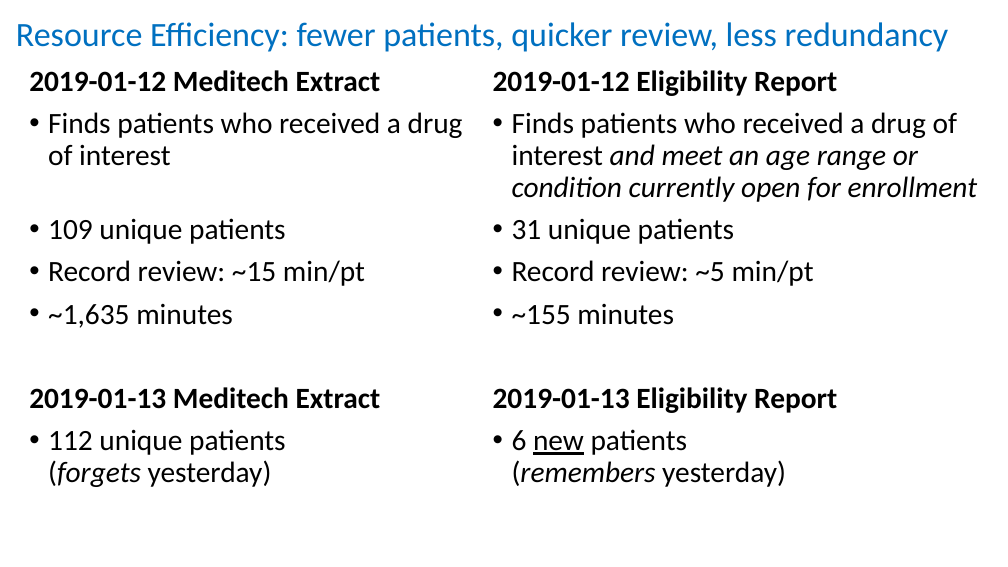
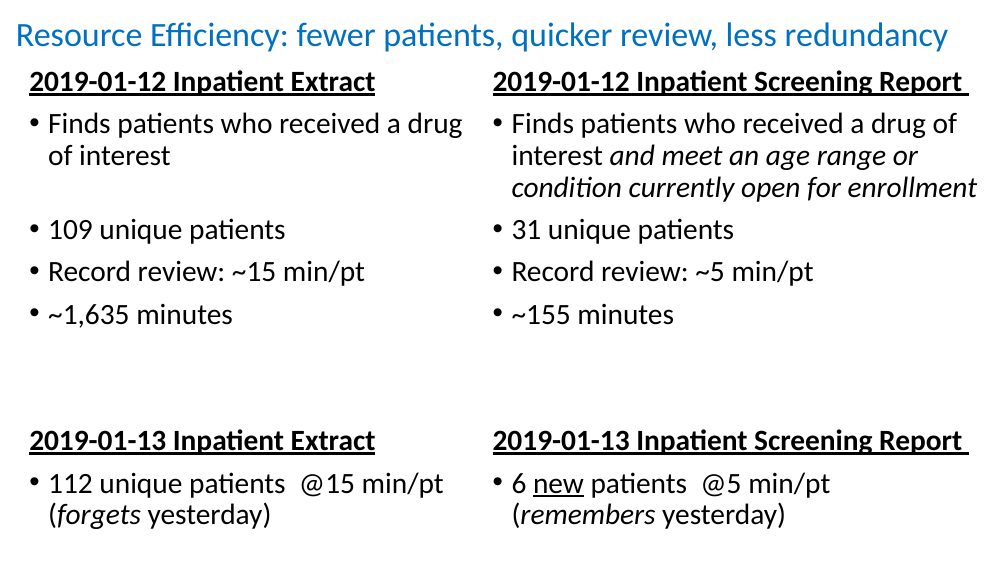
Before and after one commit to OuhscBbmc/prairie-outpost-public, a slide deck: slide 6 of publications/presentation-2019-06-idea/ispctn-regional-conference-2019-06.pptx. Drawn at 1008x567 pixels with LibreOffice and Linux fonts; fonts in the diff are those of the drawing. Boxes give left, top, right and bottom in pixels: in the first picture for what was removed or moved away, otherwise in the second. Text is boxed around its words. In the diff, an @@ line names an element or a change of style, - is before the commit and + after.

```diff
--- a/publications/presentation-2019-06-idea/ispctn-regional-conference-2019-06.pptx
+++ b/publications/presentation-2019-06-idea/ispctn-regional-conference-2019-06.pptx
@@ text at <box>29,70,376,96</box>: text changed @@
-2019-01-12 Meditech Extract
+2019-01-12 Inpatient Extract
@@ text at <box>493,70,962,96</box>: text changed @@
-2019-01-12 Eligibility Report
+2019-01-12 Inpatient Screening Report
@@ text at <box>29,429,444,529</box>: text changed @@
-2019-01-13 Meditech Extract
-• 112 unique patients
-  (forgets yesterday)
+2019-01-13 Inpatient Extract
+• 112 unique patients @15 min/pt
+  (forgets yesterday)
@@ text at <box>493,429,962,529</box>: text changed @@
-2019-01-13 Eligibility Report
-• 6 new patients
-  (remembers yesterday)
+2019-01-13 Inpatient Screening Report
+• 6 new patients @5 min/pt
+  (remembers yesterday)
```
Also in this commit, not shown: 7 other slides changed, 1 slide added, 1 slide removed.
